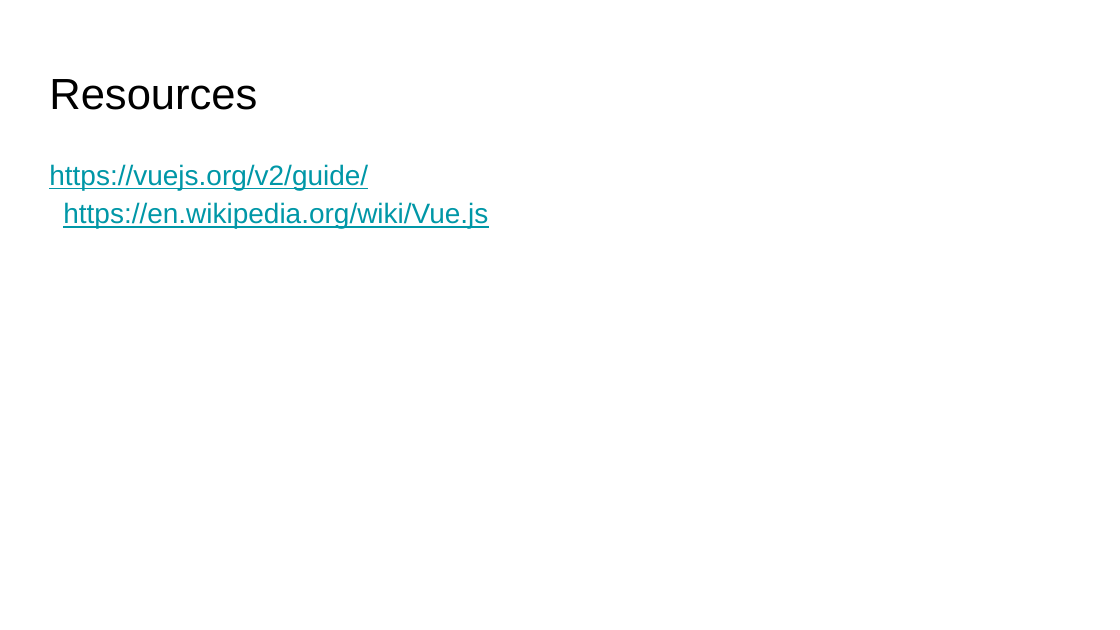
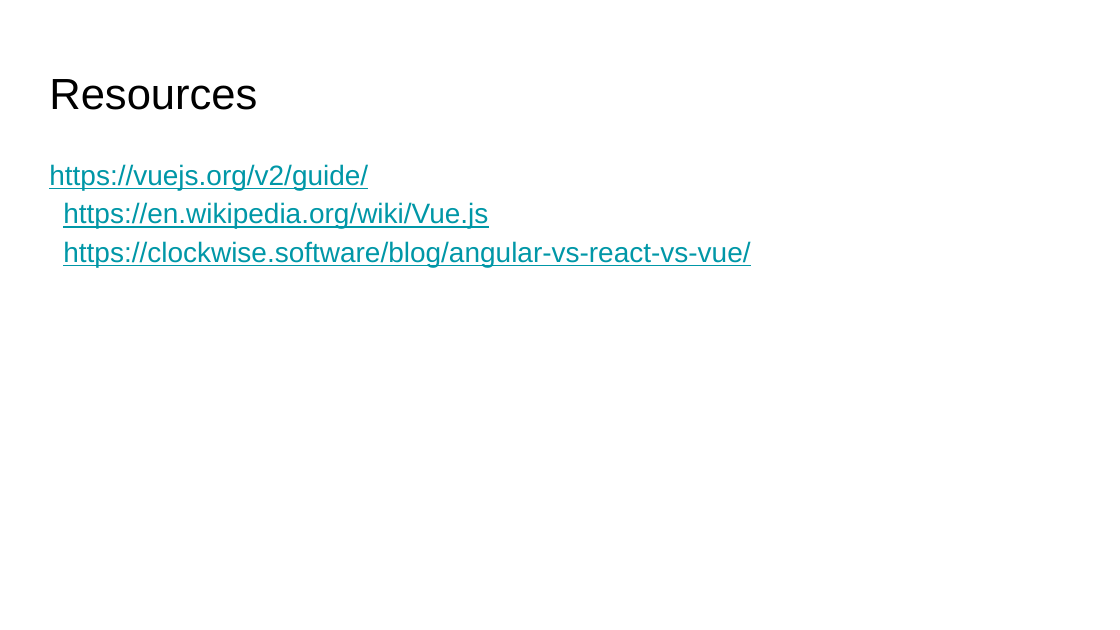
Before and after one commit to HavyaRavipati/vue, a slide deck: slide 22 of VUEJS.pptx. Drawn at 1120x630 pixels with LibreOffice and Linux fonts; fonts in the diff are those of the drawing. Boxes give left, top, right and bottom in pixels: in the first picture for what was removed or moved away, otherwise in the second. Text is boxed around its words. In the diff, an @@ line names an element or a change of style, - is before the commit and + after.

Commit message:
commit1

```diff
--- a/VUEJS.pptx
+++ b/VUEJS.pptx
@@ text at [63,241,750,267]: paragraph added @@
+https://clockwise.software/blog/angular-vs-react-vs-vue/
```
